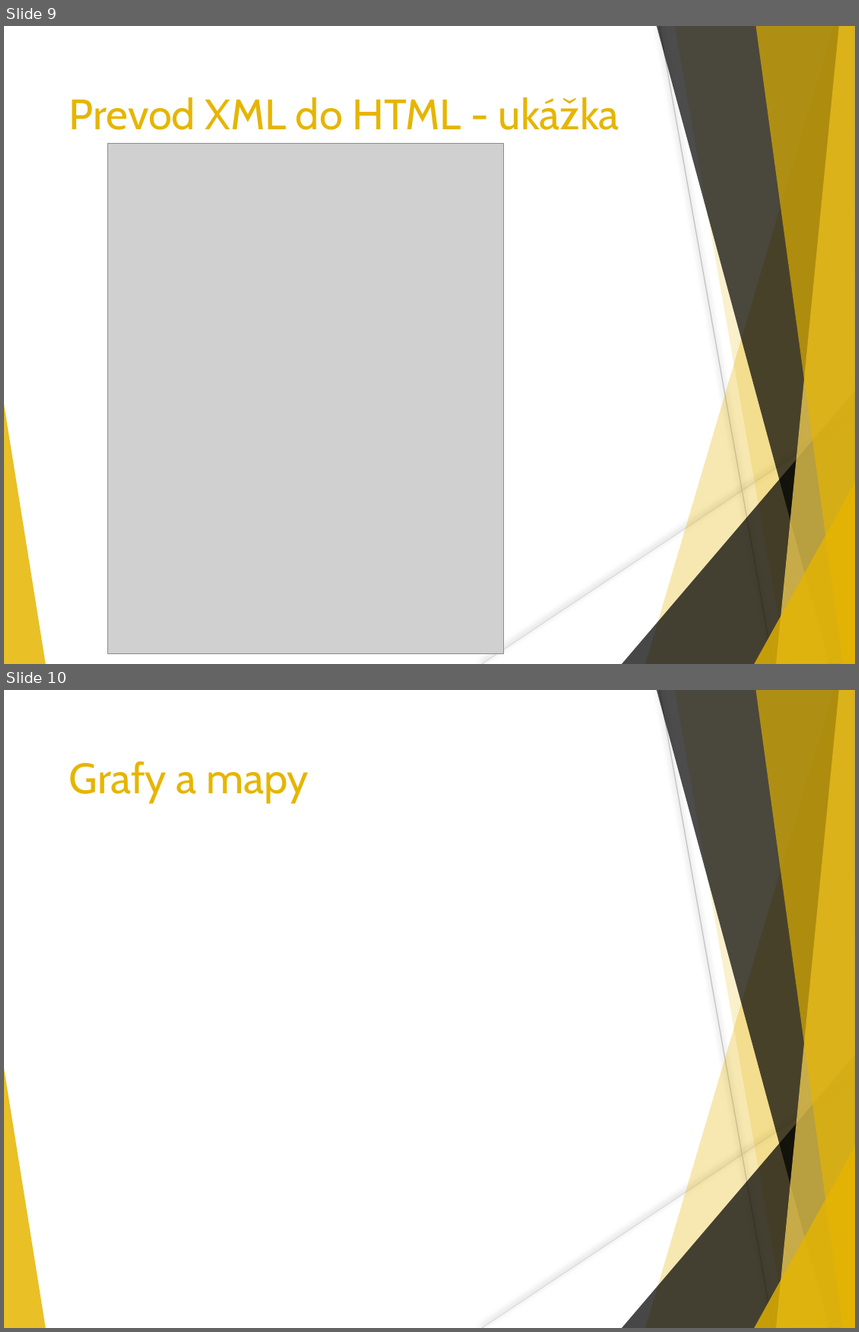
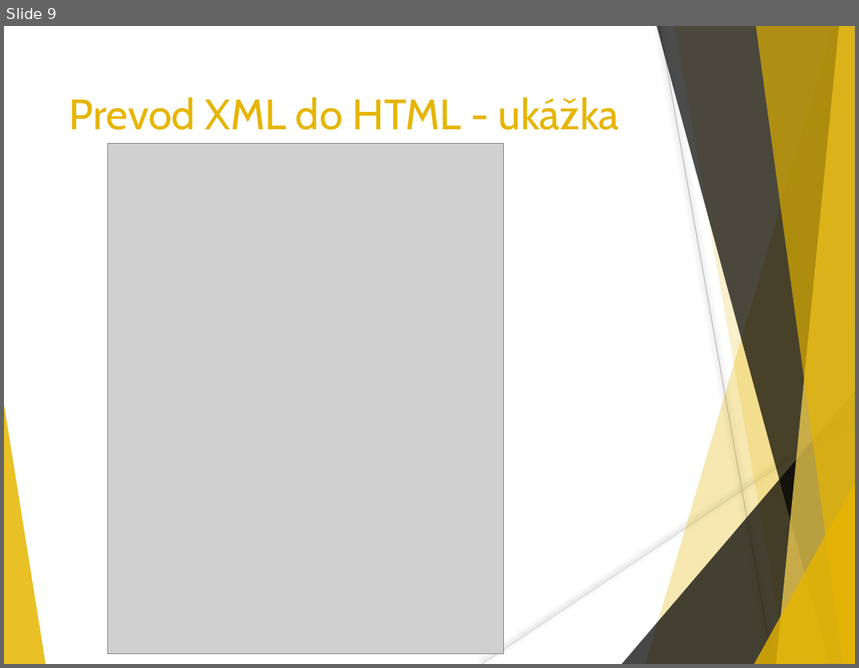
Before and after one commit to tborcin/Comparison-and-visualization-of-macroeconomic-data, a slide deck: PrezentaciaMC.pptx. Shown one above the other, each under a label of ours: slides 9 and 10 before the commit, slide 9 after it. The pictures are 859x1332 and 859x668 pixels, drawn with LibreOffice and Linux fonts; fonts in the diff are those of the drawing; grey boxes stand for pictures. Boxes give left, top, right and bottom in pixels: in the first picture for what was removed or moved away, otherwise in the second. Text is boxed around its words. In the diff, an @@ line names an element or a change of style, - is before the commit and + after.

```diff
--- a/PrezentaciaMC.pptx
+++ b/PrezentaciaMC.pptx
@@ slide 10 removed at (x1=4, y1=690, x2=855, y2=1328), background #FFFFFF; not listed: 10 template elements that a slide beside it also shows @@
@@ title removed at (x1=69, y1=761, x2=309, y2=802) @@
-Grafy a mapy
```
Also in this commit, not shown: 5 slides changed, 7 slides added, 3 other slides removed, 4 other files.
